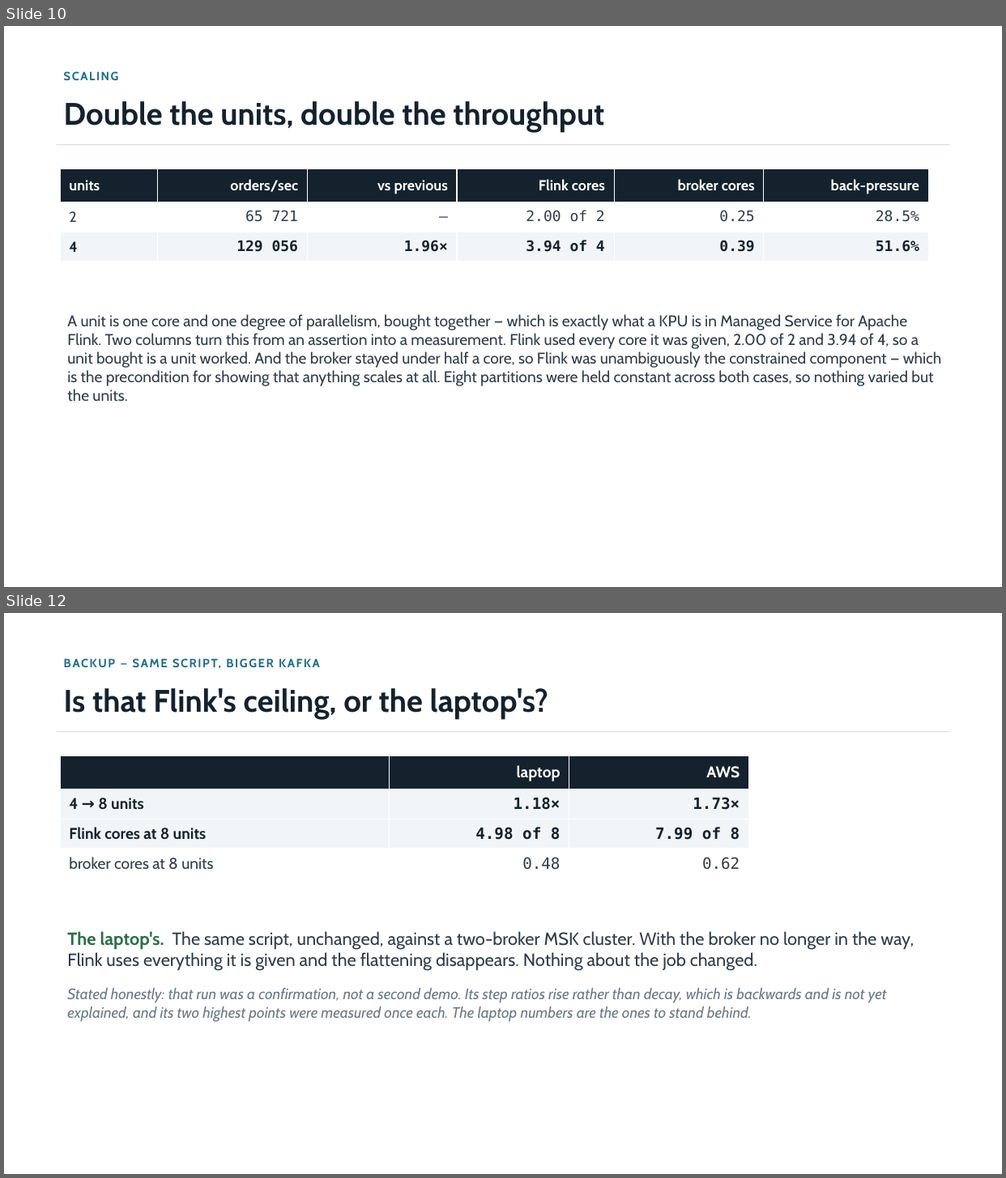
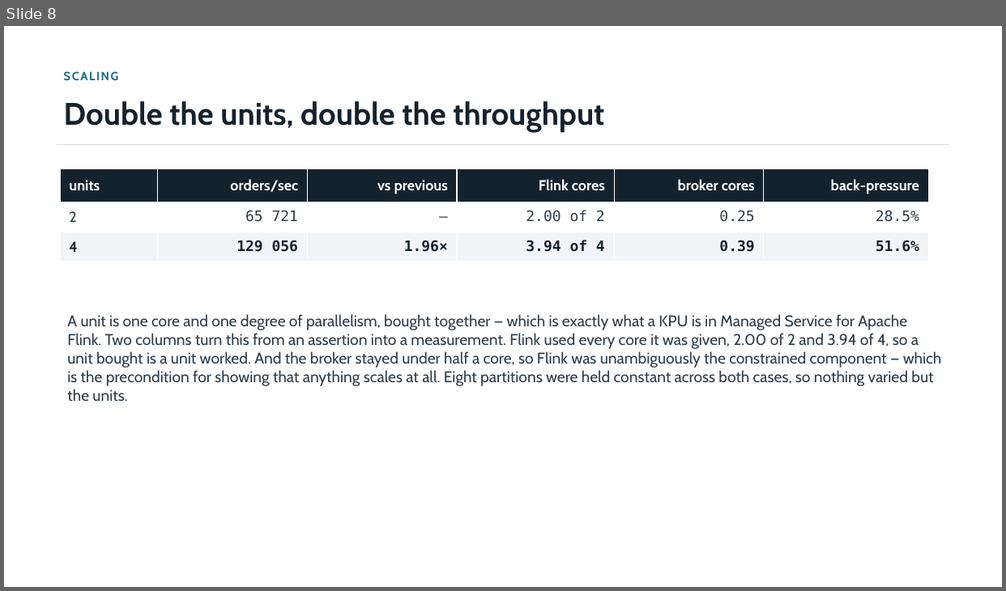
Before and after one commit to jimzucker/flink-training, a slide deck: docs/deck/final-demo-handout.pptx. Shown one above the other, each under a label of ours: slides 10 and 12 before the commit, slide 8 after it; the slides between them are not shown. The pictures are 1006x1178 and 1006x591 pixels, drawn with LibreOffice and Linux fonts; fonts in the diff are those of the drawing. Boxes give left, top, right and bottom in pixels: in the first picture for what was removed or moved away, otherwise in the second. Text is boxed around its words. In the diff, an @@ line names an element or a change of style, - is before the commit and + after.

```diff
--- a/docs/deck/final-demo-handout.pptx
+++ b/docs/deck/final-demo-handout.pptx
@@ slide 12 removed at box(4, 613, 1002, 1174), background #FFFFFF @@
@@ text removed at box(57, 652, 955, 675) @@
-BACKUP — SAME SCRIPT, BIGGER KAFKA
@@ text removed at box(64, 688, 549, 719) @@
-Is that Flink's ceiling, or the laptop's?
@@ rectangle removed at box(57, 731, 949, 732) @@
@@ table removed at box(60, 756, 749, 879), 4 rows, 3 columns @@
- | laptop | AWS
-4 → 8 units | 1.18× | 1.73×
-Flink cores at 8 units | 4.98 of 8 | 7.99 of 8
-broker cores at 8 units | 0.48 | 0.62
@@ text removed at box(67, 931, 914, 1022) @@
-The laptop's. The same script, unchanged, against a two-broker MSK cluster. With the broker no longer in the way, Flink uses everything it is given and the flattening disappears. Nothing about the job changed.
-Stated honestly: that run was a confirmation, not a second demo. Its step ratios rise rather than decay, which is backwards and is not yet explained, and its two highest points were measured once each. The laptop numbers are the ones to stand behind.
@@ what was slide 10 is now slide 8 @@
```
Also in this commit, not shown: 1 slide changed, 4 other slides removed, 7 other files.
